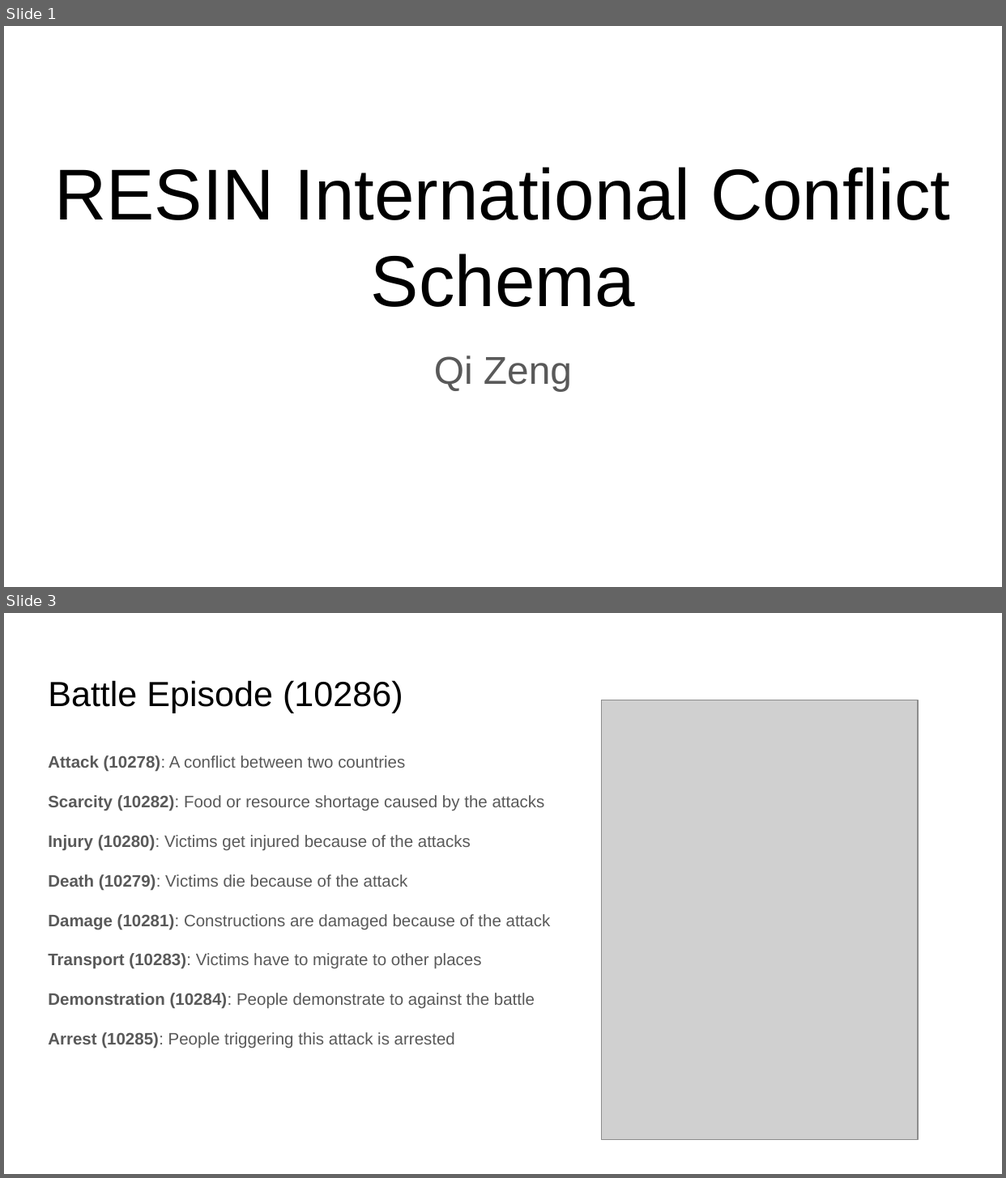
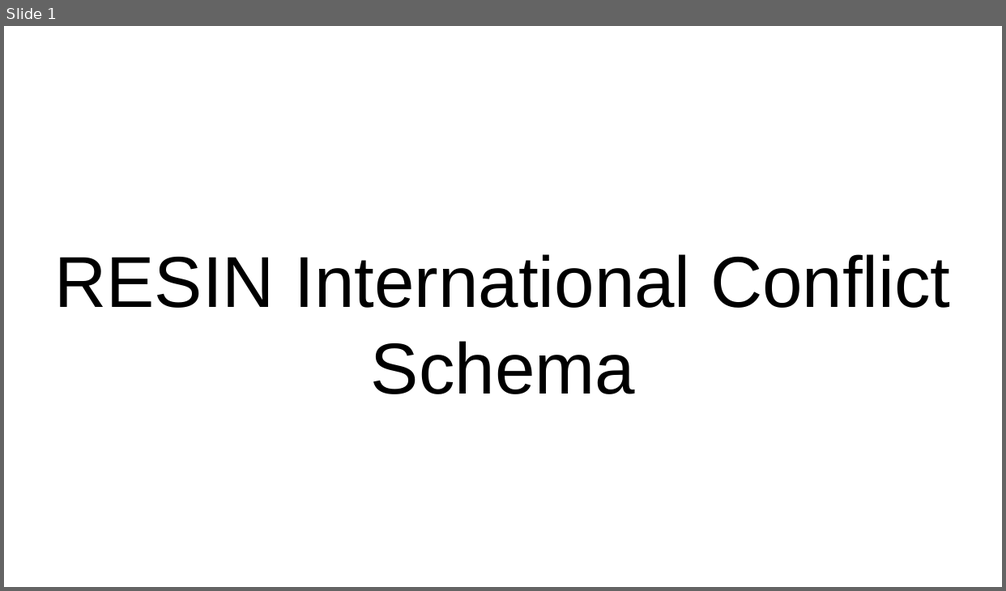
Before and after one commit to RESIN-KAIROS/schemalib, a slide deck: hrf/international_conflict.pptx. Shown one above the other, each under a label of ours: slides 1 and 3 before the commit, slide 1 after it; the slides between them are not shown. The pictures are 1006x1178 and 1006x591 pixels, drawn with LibreOffice and Linux fonts; fonts in the diff are those of the drawing; grey boxes stand for pictures. Boxes give left, top, right and bottom in pixels: in the first picture for what was removed or moved away, otherwise in the second. Text is boxed around its words. In the diff, an @@ line names an element or a change of style, - is before the commit and + after.

Commit message:
update international conflict slides

```diff
--- a/hrf/international_conflict.pptx
+++ b/hrf/international_conflict.pptx
@@ slide 3 removed at (4,613,1002,1174), background #FFFFFF @@
@@ title removed at (48,680,403,713) @@
-Battle Episode (10286)
@@ picture removed at (601,700,917,1139) @@
@@ text removed at (48,756,551,1049) @@
-Attack (10278): A conflict between two countries
-Scarcity (10282): Food or resource shortage caused by the attacks
-Injury (10280): Victims get injured because of the attacks
-Death (10279): Victims die because of the attack
-Damage (10281): Constructions are damaged because of the attack
-Transport (10283): Victims have to migrate to other places
-Demonstration (10284): People demonstrate to against the battle
-Arrest (10285): People triggering this attack is arrested
@@ slide 1 changed as well @@
@@ title "RESIN International Conflict Schema": place and size @@
-title "RESIN International Conflict Schema" at (55,167,950,307)
+title "RESIN International Conflict Schema" at (55,254,950,395)
@@ subtitle removed at (434,356,572,391) @@
-Qi Zeng
```
Also in this commit, not shown: 1 other slide changed, 8 slides added, 1 other slide removed.
